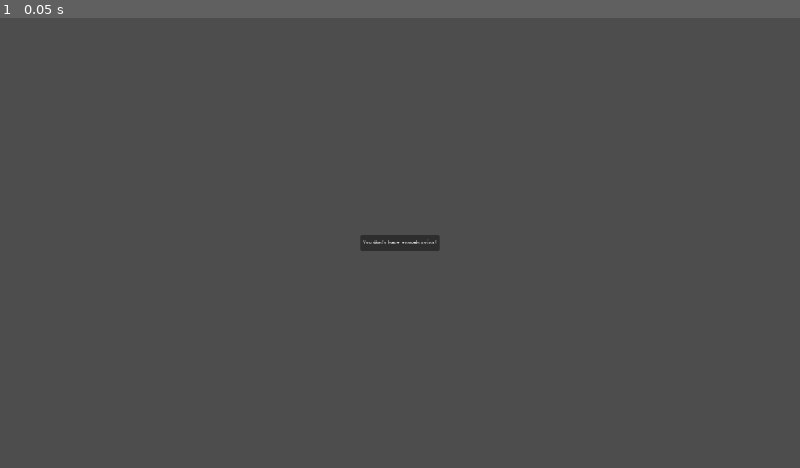
Above: before the commit, frame 1.
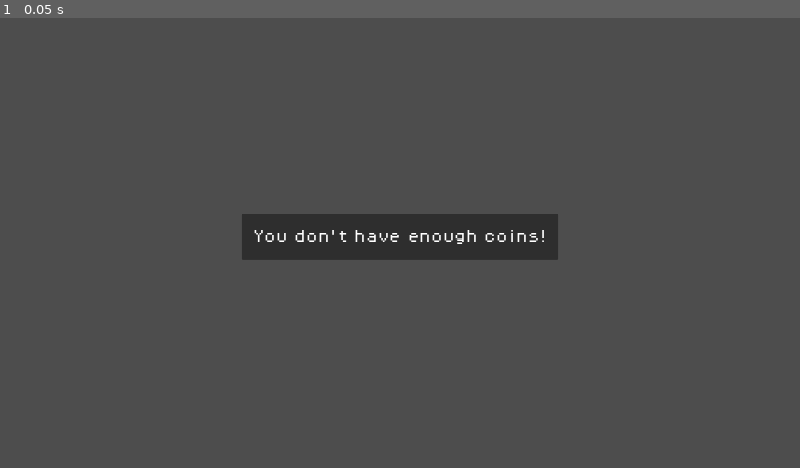
Above: after the commit, the same moment.

Repository: ConstantinBalan/2D_TowerDefense
Game: Godot game, scene res://Scenes/UI/insufficient_funds_message_box.tscn
Same seed, same stepped clock (60 frames per second), same inputs: the game is played once before the commit and once after it. This scene is started directly instead of the project's main scene.
Inputs:
- Up to frame 1 (0.05 s): no input

The runs differ from the first frame. In frame 1, 3.7% of the frame differs, in the area x 30-70%, y 43-54%.

Commit message:
Setting insufficient funds message to canvas

Diff:
--- a/Scenes/UI/insufficient_funds_message_box.tscn
+++ b/Scenes/UI/insufficient_funds_message_box.tscn
@@ -4,9 +4,11 @@
 
 [node name="InsufficientFundsMessageBox" type="Control"]
 layout_mode = 3
-anchors_preset = 15
-anchor_right = 1.0
-anchor_bottom = 1.0
+anchors_preset = 8
+anchor_left = 0.5
+anchor_top = 0.5
+anchor_right = 0.5
+anchor_bottom = 0.5
 grow_horizontal = 2
 grow_vertical = 2
 
@@ -17,10 +19,10 @@
 anchor_top = 0.5
 anchor_right = 0.5
 anchor_bottom = 0.5
-offset_left = -95.0
-offset_top = -19.0
-offset_right = 95.0
-offset_bottom = 19.0
+offset_left = -380.0
+offset_top = -70.0
+offset_right = 380.0
+offset_bottom = 40.0
 grow_horizontal = 2
 grow_vertical = 2
 
@@ -28,5 +30,5 @@
 layout_mode = 2
 size_flags_horizontal = 4
 theme_override_fonts/font = ExtResource("1_ro562")
-theme_override_font_sizes/font_size = 8
+theme_override_font_sizes/font_size = 32
 text = "You don't have enough coins!"
--- a/Scripts/game.gd
+++ b/Scripts/game.gd
@@ -200,7 +200,7 @@
 
 	# Instantiate the UI element if necessary (e.g., if you're creating it dynamically)
 	var insuff_funds_mess_instance = insufficient_funds_message.instantiate()
-	add_child(insuff_funds_mess_instance)
+	get_node("GameUI").add_child(insuff_funds_mess_instance)
 	#var timer = Timer.new()
 	#add_child(timer)
 	#timer.wait_time = 1.5 # Time in seconds before hiding the element
